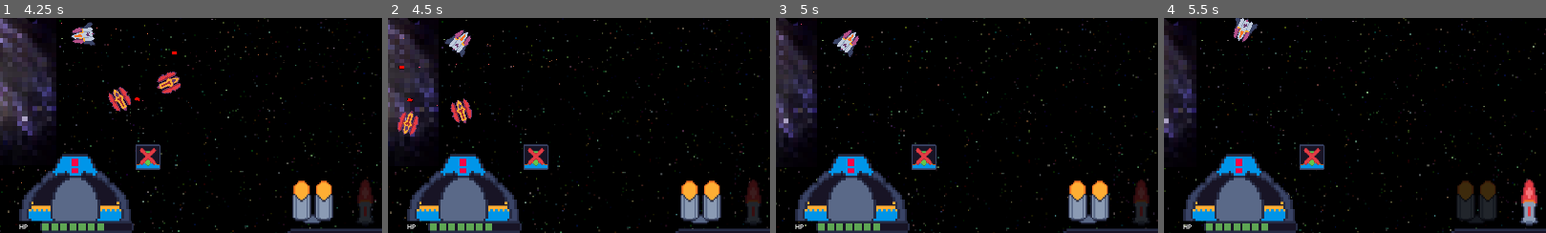
Above: before the commit, frames 1-4 (left to right).
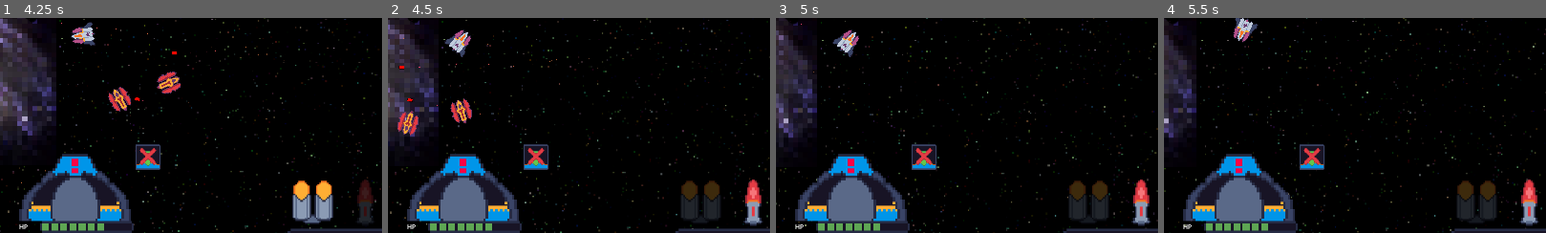
Above: after the commit, the same moments.

Repository: AdithaD/hyper-space-man-dx
Game: Godot game, scene res://main.tscn
The game is run twice, just before and just after one commit, with the same random seed, the same clock (stepped at 60 frames per second) and the same inputs.
Inputs (mouse positions are % of the whole screen's width and height, from its top left):
- Up to frame 1 (4.25 s): click (59, 87) at 0.5 s; click (59, 87) at 1.25 s; click (59, 87) at 2 s; tap Enter at 2.75 s; move the mouse to (72, 45) at 2.77 s; hold Right mouse button (accelerate) 2.78-3.53 s; move the mouse to (30, 55) at 3.52 s; tap V (anti_gravity) at 3.6 s
- Up to frame 2 (4.5 s): move the mouse to (60, 28) at 4.27 s; tap Tab (cycle_weapon, bound only after the commit) at 4.35 s
- Up to frame 3 (5 s): no input
- Up to frame 4 (5.5 s): move the mouse to (45, 70) at 5.02 s; tap W (cycle_weapon, bound only before the commit) at 5.1 s
The pictures show only the part of the screen within x 40-90%, y 46-96%; the shares and areas given below are measured in that part.

Frame 1 is identical in both runs. In frame 2, 2.5% of the frame differs, in the area x 76-98%, y 75-97%; in frame 3, 2.5%; in frame 4, nothing differs.

Commit message:
made overspeed warning more obvious

Diff:
--- a/gui/gui.gd
+++ b/gui/gui.gd
@@ -32,7 +32,7 @@
 	%OverspeedCautionLabel.visible = player.is_overspeed
 	%DestructionTimerLabel.visible = player.is_overspeed
 	if player.is_overspeed:
-		%DestructionTimerLabel.text = "Destruction in %s" % str(player.overspeed_timer.time_left)
+		%DestructionTimerLabel.text = "Estimated destruction in %1.1fs" % player.overspeed_timer.time_left
 
 		if not $WarningSound.playing:
 			$WarningSound.play()
--- a/main.tscn
+++ b/main.tscn
@@ -30,9 +30,6 @@
 [ext_resource type="Script" path="res://gui/mineral_inventory_gui.gd" id="25_eg55f"]
 [ext_resource type="Script" path="res://solar_mineral_inventory_gui.gd" id="27_fogyc"]
 
-[sub_resource type="LabelSettings" id="LabelSettings_45yqu"]
-font_color = Color(1, 0, 0, 1)
-
 [sub_resource type="AtlasTexture" id="AtlasTexture_xpoag"]
 atlas = ExtResource("7_o2d8a")
 region = Rect2(0, 32, 48, 32)
@@ -79,6 +76,10 @@
 
 [sub_resource type="LabelSettings" id="LabelSettings_m4m5c"]
 font_size = 32
+
+[sub_resource type="LabelSettings" id="LabelSettings_45yqu"]
+font_size = 32
+font_color = Color(1, 0, 0, 1)
 
 [sub_resource type="LabelSettings" id="LabelSettings_yikrg"]
 font_size = 96
@@ -285,20 +286,6 @@
 size_flags_vertical = 4
 theme_override_constants/separation = 0
 
-[node name="OverspeedCautionLabel" type="Label" parent="CanvasLayer/GUI/MarginContainer/UI/CentreConsole/VBoxContainer"]
-unique_name_in_owner = true
-layout_mode = 2
-text = "CAUTION: OVERSPEED!"
-label_settings = SubResource("LabelSettings_45yqu")
-horizontal_alignment = 1
-
-[node name="DestructionTimerLabel" type="Label" parent="CanvasLayer/GUI/MarginContainer/UI/CentreConsole/VBoxContainer"]
-unique_name_in_owner = true
-layout_mode = 2
-text = "Destruction in 4.0s"
-label_settings = SubResource("LabelSettings_45yqu")
-horizontal_alignment = 1
-
 [node name="SpeedGauge" type="TextureProgressBar" parent="CanvasLayer/GUI/MarginContainer/UI/CentreConsole/VBoxContainer"]
 unique_name_in_owner = true
 custom_minimum_size = Vector2(288, 192)
@@ -582,6 +569,38 @@
 theme_override_constants/separation = 8
 script = ExtResource("27_fogyc")
 name_label = NodePath("../SolarObjectNameLabel")
+
+[node name="VBoxContainer" type="VBoxContainer" parent="CanvasLayer/GUI/MarginContainer/UI"]
+layout_mode = 1
+anchors_preset = 8
+anchor_left = 0.5
+anchor_top = 0.5
+anchor_right = 0.5
+anchor_bottom = 0.5
+offset_left = -87.5
+offset_top = -25.0
+offset_right = 87.5
+offset_bottom = 25.0
+grow_horizontal = 2
+grow_vertical = 2
+
+[node name="OverspeedCautionLabel" type="Label" parent="CanvasLayer/GUI/MarginContainer/UI/VBoxContainer"]
+unique_name_in_owner = true
+layout_mode = 2
+text = "CAUTION: OVERSPEED!"
+label_settings = SubResource("LabelSettings_45yqu")
+horizontal_alignment = 1
+
+[node name="Control" type="Control" parent="CanvasLayer/GUI/MarginContainer/UI/VBoxContainer"]
+custom_minimum_size = Vector2(0, 72)
+layout_mode = 2
+
+[node name="DestructionTimerLabel" type="Label" parent="CanvasLayer/GUI/MarginContainer/UI/VBoxContainer"]
+unique_name_in_owner = true
+layout_mode = 2
+text = "Destruction in 4.0s"
+label_settings = SubResource("LabelSettings_45yqu")
+horizontal_alignment = 1
 
 [node name="GameOverScreen" type="Control" parent="CanvasLayer/GUI"]
 visible = false
--- a/project.godot
+++ b/project.godot
@@ -62,7 +62,7 @@
 }
 cycle_weapon={
 "deadzone": 0.5,
-"events": [Object(InputEventKey,"resource_local_to_scene":fa …(140 unchanged characters)… d":false,"keycode":0,"physical_keycode":87,"key_label":0,"unicode":119,"location":0,"echo":false,"script":null)
+"events": [Object(InputEventKey,"resource_local_to_scene":fa …(140 unchanged characters)… d":false,"keycode":0,"physical_keycode":4194306,"key_label":0,"unicode":0,"location":0,"echo":false,"script":null)
 ]
 }
 interact={
